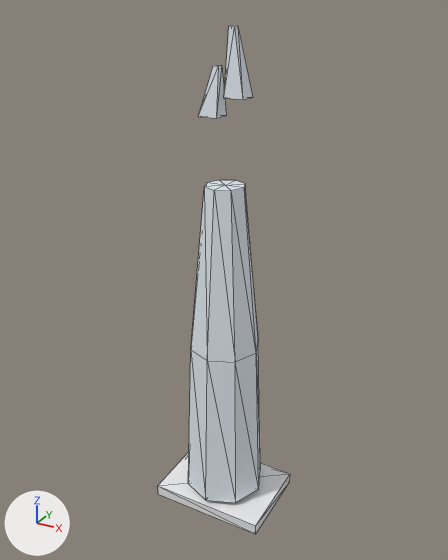
A saved change to the glTF model public/studio/v2.15.0/d_lottetower/model.glb.
Before and after are seen from a camera (50 mm lens) standing at (4.27, -7.79, 7.97) and looking at (-0.06, 0.07, 4.04). Lighting does not change. The marker at lower left points along +X, +Y and +Z. The older version comes first. Mesh edges are drawn as thin lines. Where no turn or scale is listed for an object, it has been applied to the vertices.

Objects in the first picture: 'part0', 'part1', 'part2', 'part3'.
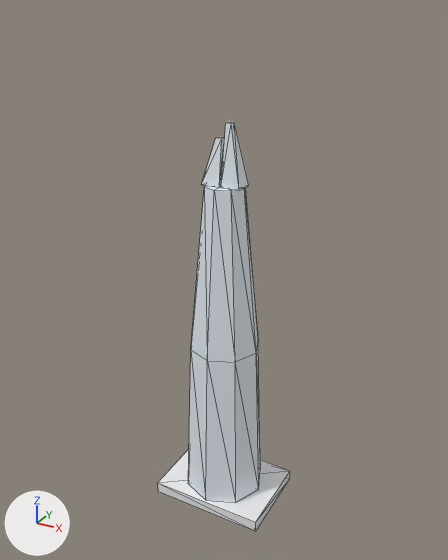
What differs and where, as boxes (x1, y1, x2, y2) in the pictures (448 x 560 px):
```json
{"object": "part0", "change": "moved", "before": [158, 452, 290, 534], "after": [158, 449, 290, 531]}
{"object": "part3", "change": "moved", "before": [224, 25, 253, 100], "after": [221, 122, 249, 190]}
{"object": "part2", "change": "moved", "before": [198, 65, 227, 118], "after": [202, 137, 224, 187]}
```

Scene script edits in JSON lines:
```json
{"block": "me_geometry_0", "where": "# used by ob_part0; location = (0.0, 0.0, 0.0)"}
{"op": "remove", "block": "me_geometry_0", "code": "me_geometry_0.from_pydata(...)  # 8 vertices, 12 faces; spans x -0.98..0.98, y -0.71..0.71, z -0.07..0.13"}
{"op": "add", "block": "me_geometry_0", "code": "me_geometry_0.from_pydata(...)  # 8 vertices, 12 faces; spans x -0.98..0.98, y -0.71..0.71, z 0.0..0.19"}
{"block": "me_geometry_0", "change": "me_geometry_0 part 1: the whole mesh is moved by (0.0, 0.0, 0.07)"}
{"block": "me_geometry_2", "where": "# used by ob_part2; location = (0.0, 0.0, 0.0)"}
{"op": "remove", "block": "me_geometry_2", "code": "me_geometry_2.from_pydata(...)  # 8 vertices, 12 faces; spans x -0.35..-0.051, y -0.149..0.149, z 6.564..7.247"}
{"op": "add", "block": "me_geometry_2", "code": "me_geometry_2.from_pydata(...)  # 8 vertices, 12 faces; spans x -0.312..-0.013, y -0.149..0.149, z 5.59..6.273"}
{"block": "me_geometry_2", "change": "me_geometry_2 part 2: the whole mesh is moved by (0.038, 0.0, -0.974)"}
{"block": "me_geometry_3", "where": "# used by ob_part3; location = (0.0, 0.0, 0.0)"}
{"op": "remove", "block": "me_geometry_3", "code": "me_geometry_3.from_pydata(...)  # 8 vertices, 12 faces; spans x 0.061..0.36, y -0.149..0.149, z 6.843..7.753"}
{"op": "add", "block": "me_geometry_3", "code": "me_geometry_3.from_pydata(...)  # 8 vertices, 12 faces; spans x 0.013..0.312, y -0.149..0.149, z 5.59..6.5"}
{"block": "me_geometry_3", "change": "me_geometry_3 part 3: the whole mesh is moved by (-0.048, 0.0, -1.253)"}
```
